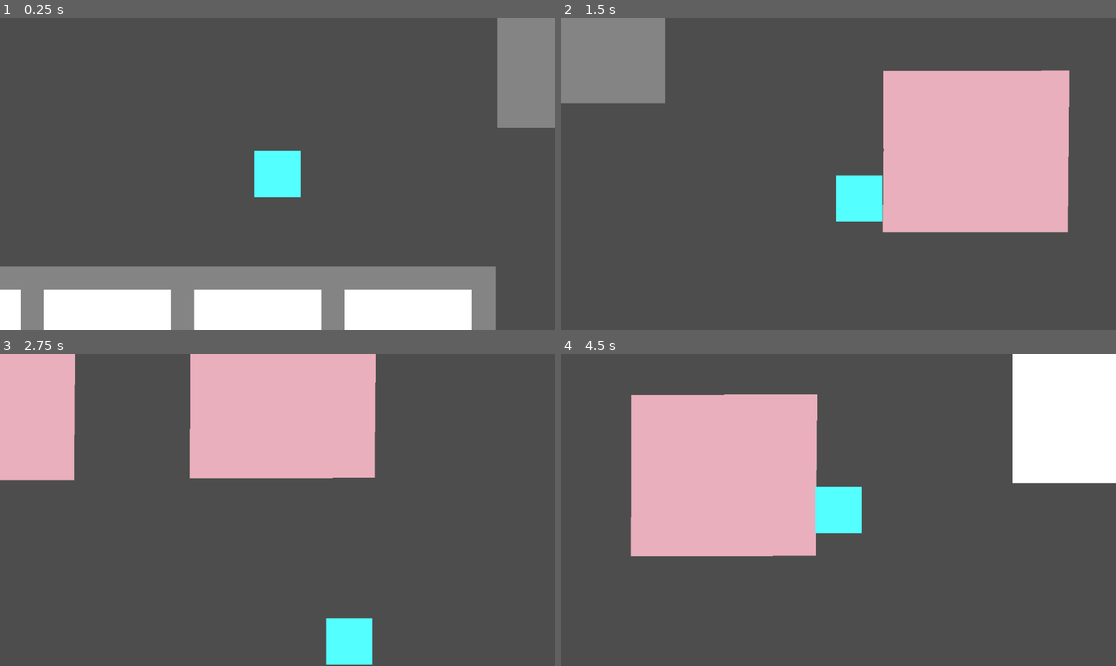
Above: before the commit, frames 1-4 (two rows, left to right).
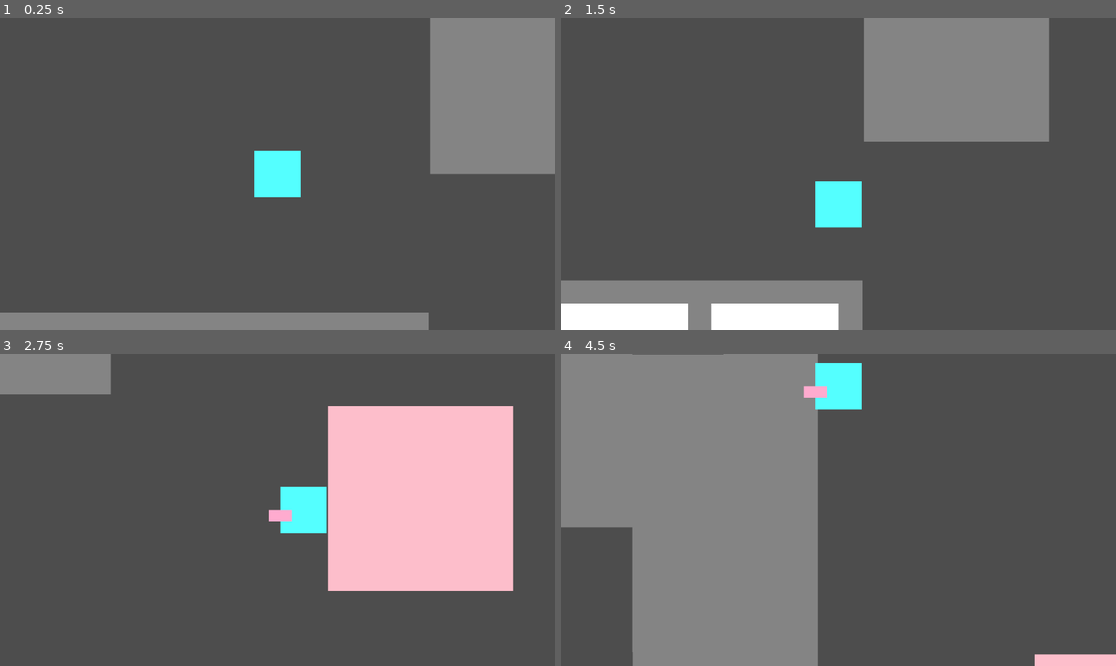
Above: after the commit, the same moments.

Repository: 127333hwy/ONYX-studio
Game: Godot game, scene res://prototype.tscn
The game is run twice, just before and just after one commit, with the same random seed, the same clock (stepped at 60 frames per second) and the same inputs. Before the commit the project has no main scene; this scene is started directly in both runs.
Inputs:
- Up to frame 1 (0.25 s): no input
- Up to frame 2 (1.5 s): tap Enter at 0.5 s; hold Right (move_right) 0.53-1.28 s; tap E (interact) at 0.6, 1.35 s; hold Down (move_down) from 1.28 s (still down)
- Up to frame 3 (2.75 s): release Down (move_down) at 2.03 s; hold Right (move_right) from 2.03 s (still down); tap E (interact) at 2.1 s
- Up to frame 4 (4.5 s): release Right (move_right) at 2.78 s; hold W (move_up) 2.78-3.53 s; tap E (interact) at 2.85, 3.6, 4.35 s; hold Left (move_left) from 3.53 s (still down)

The runs differ from the first frame. In frame 1, 25% of the frame differs, in the area x 0-100%, y 0-100%; in frame 2, 39%; in frame 3, 38%; in frame 4, 51%.

Commit message:
Customer spawner

Diff:
--- a/backyard.tscn
+++ b/backyard.tscn
@@ -43,7 +43,6 @@
 
 [node name="CollisionShape2D" type="CollisionShape2D" parent="Resturant/Area2D"]
 position = Vector2(230.186, 126.142)
-scale = Vector2(1, 1)
 shape = SubResource("RectangleShape2D_w8oy4")
 
 [node name="CharacterBody2D" parent="." instance=ExtResource("1_apbot")]
--- /dev/null
+++ b/customer.gd
@@ -0,0 +1,71 @@
+extends CharacterBody2D
+
+@export var speed:float = 120
+@export var possible_orders: Array[String] = ["Beef","Burger","Ramen"]
+
+var target_position: Vector2 = Vector2(-9999, 9999)
+var exit_position: Vector2= Vector2.ZERO
+
+var order_name: String =""
+var arrived: bool = false
+var leaving :bool = false
+
+var my_table = null
+
+@onready var bubble_label: Label = $Bubble/BubbleLabel
+@onready var bubble_bg: ColorRect = $Bubble/BubbleBG
+
+func _ready() -> void:
+	hide_bubble()
+
+func set_target(pos:Vector2):
+	target_position = pos
+	arrived = false
+
+func generate_order():
+	order_name = possible_orders.pick_random()
+	bubble_label.text = order_name
+	show_bubble()
+
+func show_bubble():
+	bubble_bg.visible = true
+	bubble_label.visible = true
+
+func hide_bubble():
+	bubble_bg.visible = false
+	bubble_label.visible = false
+
+func leave_resturant():
+	leaving = true
+	arrived = false
+	hide_bubble()
+
+	if my_table != null:
+		my_table.occupied = false
+		my_table.customer_ref = null
+
+	set_target(exit_position)
+
+func _physics_process(delta: float) -> void:
+	if arrived:
+		return
+	if target_position == Vector2.ZERO:
+		return
+
+	var direction = target_position - global_position
+
+	if direction.length() < 10.0:
+		handle_arrival()
+		return
+	velocity = direction.normalized() * speed
+	move_and_slide()
+
+func handle_arrival():
+	arrived = true
+	velocity = Vector2.ZERO
+	if leaving:
+		queue_free()
+	else:
+		if my_table != null:
+			my_table.customer_ref = self
+		generate_order()
--- /dev/null
+++ b/customer.tscn
@@ -0,0 +1,42 @@
+[gd_scene load_steps=3 format=3 uid="uid://4e7p40l08uch"]
+
+[ext_resource type="Script" path="res://customer.gd" id="1_00dqi"]
+
+[sub_resource type="RectangleShape2D" id="RectangleShape2D_ttndt"]
+size = Vector2(24, 32)
+
+[node name="Customer" type="CharacterBody2D"]
+position = Vector2(16, -8)
+script = ExtResource("1_00dqi")
+
+[node name="Body" type="Polygon2D" parent="."]
+z_index = 1
+position = Vector2(-400, -152)
+scale = Vector2(1.5, 1)
+color = Color(1, 0.74902, 1, 1)
+polygon = PackedVector2Array(256, 144, 248, 176, 256, 176, 264, 176)
+
+[node name="CollisionShape2D" type="CollisionShape2D" parent="."]
+position = Vector2(-16, 8)
+shape = SubResource("RectangleShape2D_ttndt")
+
+[node name="Bubble" type="Node2D" parent="."]
+position = Vector2(0, -20)
+
+[node name="BubbleLabel" type="Label" parent="Bubble"]
+custom_minimum_size = Vector2(0, -50)
+offset_left = 288.0
+offset_top = 152.0
+offset_right = 328.0
+offset_bottom = 175.0
+theme_override_colors/font_color = Color(1, 0.780392, 1, 1)
+theme_override_colors/font_outline_color = Color(0, 0, 0, 1)
+theme_override_font_sizes/font_size = 8
+horizontal_alignment = 1
+vertical_alignment = 1
+
+[node name="BubbleBG" type="ColorRect" parent="Bubble"]
+offset_left = -16.0
+offset_top = -12.0
+offset_right = 32.0
+offset_bottom = 13.0
--- /dev/null
+++ b/customer_spawner.gd
@@ -0,0 +1,33 @@
+extends Node2D
+
+@export var customer_scene : PackedScene
+
+
+func _on_timer_timeout() -> void:
+	print("Timer triggered")
+	spawn_customer()
+
+func spawn_customer():
+	var target_table = get_nearest_empty_table()
+
+	if target_table == null:
+		print("Restaurant is full!")
+		return
+
+	var customer = customer_scene.instantiate()
+	add_child(customer)
+
+	customer.global_position = get_tree().root.find_child("SpawnPoint", true, false).global_position
+	#customer.exit_position =get_tree().root.find_child("SpawnPoint", true, false).global_position
+
+	customer.my_table = target_table
+	target_table.occupied = true
+
+	customer.set_target(target_table.global_position)
+func get_nearest_empty_table():
+	var all_tables = get_tree().get_nodes_in_group("tables")
+
+	for table in all_tables:
+		if not table.occupied:
+			return table
+	return null
--- a/project.godot
+++ b/project.godot
@@ -15,7 +15,8 @@
 [application]
 
 config/name="ONYX Project"
-config/features=PackedStringArray("4.6", "Forward Plus")
+run/main_scene="res://prototype.tscn"
+config/features=PackedStringArray("4.3", "Forward Plus")
 config/icon="res://icon.svg"
 
 [input]
--- a/prototype.tscn
+++ b/prototype.tscn
@@ -1,9 +1,12 @@
-[gd_scene load_steps=8 format=3 uid="uid://bowthejlbql7e"]
-
+[gd_scene load_steps=11 format=3 uid="uid://bowthejlbql7e"]
+
+[ext_resource type="PackedScene" uid="uid://bhd4yw4wcfxov" path="res://table.tscn" id="1_72gul"]
 [ext_resource type="PackedScene" uid="uid://qex813hye4h5" path="res://player.tscn" id="1_vmgys"]
 [ext_resource type="PackedScene" uid="uid://cgtwv07q80ihg" path="res://worldboundries.tscn" id="2_8ftn4"]
-[ext_resource type="PackedScene" uid="uid://c4gkxmrs74ef0" path="res://pickup.tscn" id="2_883nb"]
+[ext_resource type="PackedScene" uid="uid://dnrdknmq77i7a" path="res://pickup.tscn" id="2_883nb"]
+[ext_resource type="Script" path="res://customer_spawner.gd" id="3_uu44d"]
 [ext_resource type="Script" path="res://area_2d.gd" id="3_w6r6j"]
+[ext_resource type="PackedScene" uid="uid://4e7p40l08uch" path="res://customer.tscn" id="4_a2g17"]
 
 [sub_resource type="GDScript" id="GDScript_uxwpr"]
 script/source = "extends Node2D
@@ -23,7 +26,7 @@
 size = Vector2(21.9677, 1403.56)
 
 [sub_resource type="RectangleShape2D" id="RectangleShape2D_f3uba"]
-size = Vector2(150.266, 18.8889)
+size = Vector2(150.266, 21.4647)
 
 [node name="prototype" type="Node2D"]
 position = Vector2(1.60001, 0.120216)
@@ -59,7 +62,7 @@
 
 [node name="StaticBody2D" type="StaticBody2D" parent="kitchen"]
 
-[node name="CollisionPolygon2D" type="CollisionPolygon2D" parent="kitchen/StaticBody2D"]
+[node name="FoodCounter" type="CollisionPolygon2D" parent="kitchen/StaticBody2D"]
 z_index = 1
 z_as_relative = false
 y_sort_enabled = true
@@ -78,35 +81,15 @@
 scale = Vector2(1.03571, 1.41074)
 polygon = PackedVector2Array(-2.19534e-13, 117.616, 108.138, 117.616, 108.138, 514.57, 4.76837e-07, 514.57)
 
+[node name="CustomerSpawner" type="Node2D" parent="."]
+position = Vector2(774.4, 71.8798)
+script = ExtResource("3_uu44d")
+customer_scene = ExtResource("4_a2g17")
+
+[node name="SpawnPoint" type="Marker2D" parent="."]
+position = Vector2(774.4, 71.8798)
+
 [node name="Tables" type="Node" parent="."]
-
-[node name="Polygon2D5" type="Polygon2D" parent="Tables"]
-position = Vector2(953.312, 209.839)
-rotation = 1.56819
-scale = Vector2(0.247517, 1.60898)
-color = Color(0.917265, 0.685786, 0.741524, 1)
-polygon = PackedVector2Array(96, 0, 96, 80, 318.956, 80, 547.233, 80.4076, 547.581, 0.854095)
-
-[node name="Polygon2D6" type="Polygon2D" parent="Tables"]
-position = Vector2(1161.31, 208.238)
-rotation = 1.56819
-scale = Vector2(0.247517, 1.60898)
-color = Color(0.917647, 0.686275, 0.741176, 1)
-polygon = PackedVector2Array(96, 0, 96, 80, 318.956, 80, 547.233, 80.4076, 547.581, 0.854095)
-
-[node name="Polygon2D7" type="Polygon2D" parent="Tables"]
-position = Vector2(953.312, 385.839)
-rotation = 1.56819
-scale = Vector2(0.247517, 1.60898)
-color = Color(0.917647, 0.686275, 0.741176, 1)
-polygon = PackedVector2Array(96, 0, 96, 80, 318.956, 80, 547.233, 80.4076, 547.581, 0.854095)
-
-[node name="Polygon2D8" type="Polygon2D" parent="Tables"]
-position = Vector2(1161.31, 384.238)
-rotation = 1.56819
-scale = Vector2(0.247517, 1.60898)
-color = Color(0.917647, 0.686275, 0.741176, 1)
-polygon = PackedVector2Array(96, 0, 96, 80, 318.956, 80, 547.233, 80.4076, 547.581, 0.854095)
 
 [node name="Polygon2D" type="Polygon2D" parent="Tables"]
 position = Vector2(283.545, 0)
@@ -119,43 +102,24 @@
 scale = Vector2(0.732857, 1.19799)
 polygon = PackedVector2Array(768, 8, 768, 88, 1081.3, 88, 1408.5, 86.2756, 1406.03, 43.1378, 1408.5, 0, 768, 0)
 
-[node name="StaticBody2D" type="StaticBody2D" parent="Tables"]
-position = Vector2(1160, 366.399)
-rotation = 1.56819
-scale = Vector2(0.247517, 1.60898)
-
-[node name="CollisionPolygon2D8" type="CollisionPolygon2D" parent="Tables/StaticBody2D"]
-position = Vector2(-134.273, 676.154)
-rotation = -1.55386
-scale = Vector2(0.621599, 4.04011)
-skew = -0.0165401
-polygon = PackedVector2Array(752, 72, 880, 72, 880, 184, 752, 184)
-
-[node name="CollisionPolygon2D9" type="CollisionPolygon2D" parent="Tables/StaticBody2D"]
-position = Vector2(-132.083, 546.881)
-rotation = -1.55386
-scale = Vector2(0.621599, 4.04011)
-skew = -0.0165401
-polygon = PackedVector2Array(752, 72, 880, 72, 880, 184, 752, 184)
-
-[node name="CollisionPolygon2D6" type="CollisionPolygon2D" parent="Tables/StaticBody2D"]
-position = Vector2(-845.333, 675.869)
-rotation = -1.55386
-scale = Vector2(0.621599, 4.04011)
-skew = -0.0165401
-polygon = PackedVector2Array(752, 72, 880, 72, 880, 184, 752, 184)
-
-[node name="CollisionPolygon2D7" type="CollisionPolygon2D" parent="Tables/StaticBody2D"]
-position = Vector2(-843.143, 546.594)
-rotation = -1.55386
-scale = Vector2(0.621599, 4.04011)
-skew = -0.0165401
-polygon = PackedVector2Array(752, 72, 880, 72, 880, 184, 752, 184)
-
-[node name="CollisionPolygon2D" type="CollisionPolygon2D" parent="Tables/StaticBody2D"]
-polygon = PackedVector2Array(-1483.07, 163.486, -1062.9, 163.655, -1058.69, -84.9491, 428.071, -84.353, 429.166, -148.99, -1477.77, -149.755)
+[node name="Table" parent="Tables" groups=["tables"] instance=ExtResource("1_72gul")]
+position = Vector2(512, 88)
+
+[node name="Table2" parent="Tables" groups=["tables"] instance=ExtResource("1_72gul")]
+position = Vector2(736, 88)
+
+[node name="Table3" parent="Tables" groups=["tables"] instance=ExtResource("1_72gul")]
+position = Vector2(512, 320)
+
+[node name="Table4" parent="Tables" groups=["tables"] instance=ExtResource("1_72gul")]
+position = Vector2(736, 320)
+
+[node name="Timer" type="Timer" parent="."]
+wait_time = 5.0
+autostart = true
 
 [node name="Worldboundries" parent="." instance=ExtResource("2_8ftn4")]
+position = Vector2(-1.60001, -0.120216)
 
 [node name="CollisionShape2D" type="CollisionShape2D" parent="Worldboundries"]
 position = Vector2(-9.60001, 335.88)
@@ -174,7 +138,7 @@
 shape = SubResource("RectangleShape2D_udnpg")
 
 [node name="CollisionShape2D4" type="CollisionShape2D" parent="Worldboundries"]
-position = Vector2(694.4, -8.12022)
+position = Vector2(704, -16)
 rotation = 1.5708
 scale = Vector2(0.728342, 1.00315)
 shape = SubResource("RectangleShape2D_udnpg")
@@ -199,21 +163,43 @@
 [node name="Pickup" parent="." instance=ExtResource("2_883nb")]
 position = Vector2(478.4, 543.88)
 
-[node name="Area2D" type="Area2D" parent="."]
+[node name="BACKDoor" type="Area2D" parent="."]
+position = Vector2(86.4, -88.1202)
 script = ExtResource("3_w6r6j")
 
-[node name="Polygon2D" type="Polygon2D" parent="Area2D"]
-position = Vector2(-1.60001, -0.120216)
-scale = Vector2(0.425912, 4.65882)
+[node name="Polygon2D" type="Polygon2D" parent="BACKDoor"]
+position = Vector2(-88, 88.6073)
+scale = Vector2(0.425912, 5.05156)
 polygon = PackedVector2Array(2.04359e-07, 18.8235, 150.857, 18.8235, 150.857, 1.40246e-08, -1.60001, -0.120216)
 
-[node name="CollisionShape2D" type="CollisionShape2D" parent="Area2D"]
-position = Vector2(30.4, 43.8798)
+[node name="CollisionShape2D" type="CollisionShape2D" parent="BACKDoor"]
+position = Vector2(-56, 130)
 scale = Vector2(0.425912, 4.65882)
 shape = SubResource("RectangleShape2D_f3uba")
 
 [node name="CharacterBody2D" parent="." instance=ExtResource("1_vmgys")]
 z_index = 10
-position = Vector2(-240, 128)
-
-[connection signal="body_entered" from="Area2D" to="Area2D" method="_on_body_entered"]
+position = Vector2(-193.6, 95.8798)
+
+[node name="Stoves" type="Node" parent="."]
+
+[node name="Polygon2D" type="Polygon2D" parent="Stoves"]
+position = Vector2(-424, -288)
+scale = Vector2(1, 1.27273)
+color = Color(1, 0.638627, 0.130735, 1)
+polygon = PackedVector2Array(528, 544, 432, 544, 432, 632, 528, 632)
+
+[node name="Polygon2D2" type="Polygon2D" parent="Stoves"]
+position = Vector2(-424, -416)
+scale = Vector2(1, 1.27273)
+color = Color(0.491495, 0.83283, 0.347415, 1)
+polygon = PackedVector2Array(528, 544, 432, 544, 432, 632, 528, 632)
+
+[node name="Polygon2D3" type="Polygon2D" parent="Stoves"]
+position = Vector2(-424, -544)
+scale = Vector2(1, 1.27273)
+color = Color(0.491495, 0.83283, 0.347415, 1)
+polygon = PackedVector2Array(528, 544, 432, 544, 432, 632, 528, 632)
+
+[connection signal="timeout" from="Timer" to="CustomerSpawner" method="_on_timer_timeout"]
+[connection signal="body_entered" from="BACKDoor" to="BACKDoor" method="_on_body_entered"]
--- /dev/null
+++ b/table.gd
@@ -0,0 +1,6 @@
+extends StaticBody2D
+
+class_name Table
+
+var occupied:bool = false
+var customer_ref = null
--- /dev/null
+++ b/table.tscn
@@ -0,0 +1,25 @@
+[gd_scene load_steps=3 format=3 uid="uid://bhd4yw4wcfxov"]
+
+[ext_resource type="Script" path="res://table.gd" id="1_ao2ys"]
+
+[sub_resource type="RectangleShape2D" id="RectangleShape2D_pdj1t"]
+size = Vector2(130, 128)
+
+[node name="Table" type="StaticBody2D"]
+position = Vector2(-376, -184)
+script = ExtResource("1_ao2ys")
+
+[node name="Polygon2D" type="Polygon2D" parent="."]
+position = Vector2(-8, -8)
+color = Color(0.995403, 0.746965, 0.799315, 1)
+polygon = PackedVector2Array(320, 128, 448, 128, 448, 256, 320, 256)
+
+[node name="CollisionShape2D" type="CollisionShape2D" parent="."]
+position = Vector2(376, 184)
+shape = SubResource("RectangleShape2D_pdj1t")
+
+[node name="Sitpoint" type="Marker2D" parent="."]
+position = Vector2(375, 184)
+
+[node name="DishSpawnPoint" type="Marker2D" parent="."]
+position = Vector2(376, 184)
Not shown, added: customer.gd.uid
Not shown, added: customer_spawner.gd.uid
Not shown, added: table.gd.uid
